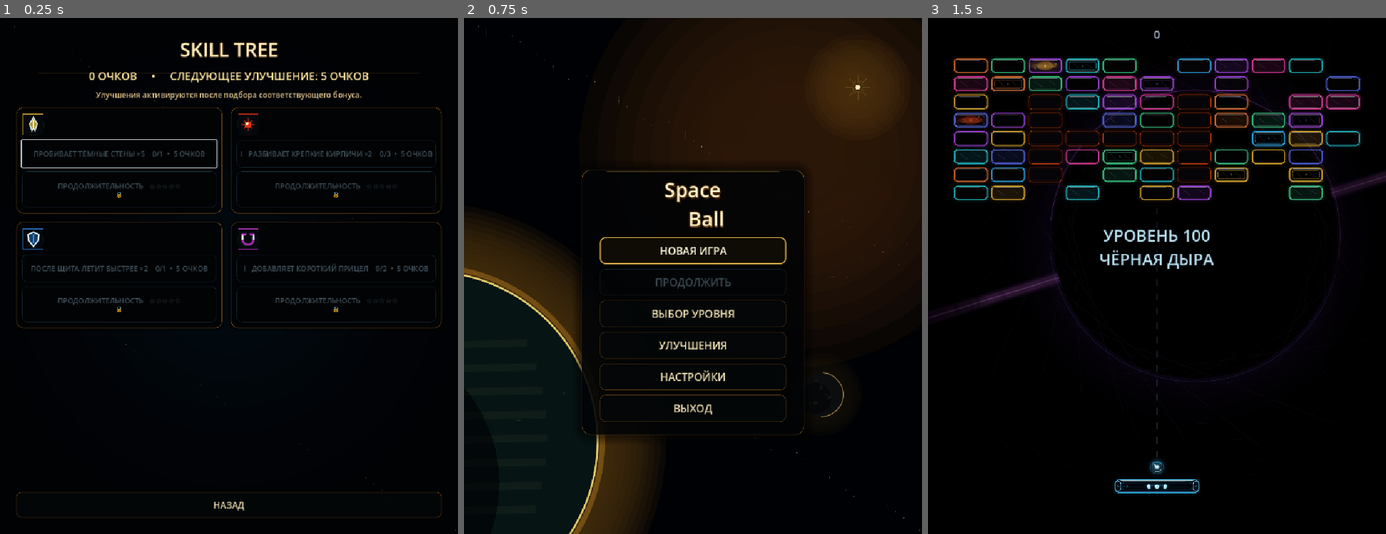
Above: before the commit, frames 1-3 (left to right).
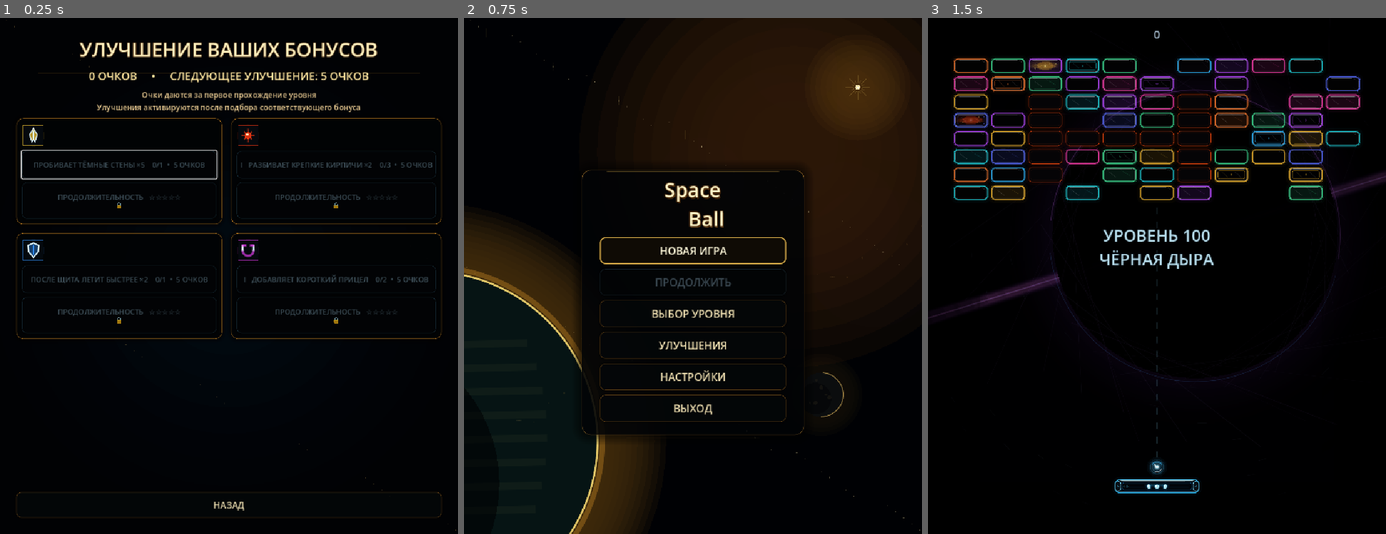
Above: after the commit, the same moments.

Repository: Ardarik421/arkanoid
Game: Godot game, scene res://scenes/skill_tree.tscn
Same seed, same stepped clock (60 frames per second), same inputs: the game is played once before the commit and once after it. This scene is started directly instead of the project's main scene. Sound files missing from this copy of the repository are replaced by a short silence.
Inputs:
- Up to frame 1 (0.25 s): no input
- Up to frame 2 (0.75 s): click "НАЗАД" at 0.5 s
- Up to frame 3 (1.5 s): click "НОВАЯ ИГРА" at 1.25 s

The runs differ from the first frame. In frame 1, 6.9% of the frame differs, in the area x 3-97%, y 4-63%; in frame 2, nothing differs; in frame 3, nothing differs.

Commit message:
Update bonus upgrade screen copy

Diff:
--- a/scenes/skill_tree.tscn
+++ b/scenes/skill_tree.tscn
@@ -29,18 +29,18 @@
 theme_override_constants/separation = 12
 [node name="Title" type="Label" parent="Margin/VBox"]
 layout_mode = 2
-text = "SKILL TREE"
+text = "УЛУЧШЕНИЕ ВАШИХ БОНУСОВ"
 horizontal_alignment = 1
 [node name="Header" type="HBoxContainer" parent="Margin/VBox"]
 layout_mode = 2
 alignment = 1
 [node name="SPLabel" type="Label" parent="Margin/VBox/Header"]
 layout_mode = 2
-text = "SP: 0"
+text = "0 ОЧКОВ"
 [node name="StatusLabel" type="Label" parent="Margin/VBox"]
 layout_mode = 2
-custom_minimum_size = Vector2(0, 26)
-text = "Улучшения активируются после подбора соответствующего бонуса."
+custom_minimum_size = Vector2(0, 46)
+text = "Очки даются за первое прохождение уровня\nУлучшения активируются после подбора соответствующего бонуса"
 horizontal_alignment = 1
 
 [node name="Branches" type="GridContainer" parent="Margin/VBox"]
@@ -69,7 +69,7 @@
 size_flags_horizontal = 3
 [node name="Gameplay" type="Button" parent="Margin/VBox/Branches/Piercing/Content"]
 layout_mode = 2
-text = "ТЁМНЫЕ СТЕНЫ ×5"
+text = "ПРОБИВАЕТ ТЁМНЫЕ СТЕНЫ ×5"
 [node name="Duration" type="Button" parent="Margin/VBox/Branches/Piercing/Content"]
 layout_mode = 2
 text = "ПРОДОЛЖИТЕЛЬНОСТЬ\n☆☆☆☆☆"
@@ -93,7 +93,7 @@
 size_flags_horizontal = 3
 [node name="Gameplay" type="Button" parent="Margin/VBox/Branches/Explosive/Content"]
 layout_mode = 2
-text = "I  МГНОВЕННО ×2"
+text = "I  РАЗБИВАЕТ КРЕПКИЕ КИРПИЧИ ×2"
 [node name="Duration" type="Button" parent="Margin/VBox/Branches/Explosive/Content"]
 layout_mode = 2
 text = "ПРОДОЛЖИТЕЛЬНОСТЬ\n☆☆☆☆☆"
@@ -117,7 +117,7 @@
 size_flags_horizontal = 3
 [node name="Gameplay" type="Button" parent="Margin/VBox/Branches/Shield/Content"]
 layout_mode = 2
-text = "ВОЗВРАТ ОТ ЩИТА ×2"
+text = "ПОСЛЕ ЩИТА ЛЕТИТ БЫСТРЕЕ ×2"
 [node name="Duration" type="Button" parent="Margin/VBox/Branches/Shield/Content"]
 layout_mode = 2
 text = "ПРОДОЛЖИТЕЛЬНОСТЬ\n☆☆☆☆☆"
@@ -141,7 +141,7 @@
 size_flags_horizontal = 3
 [node name="Gameplay" type="Button" parent="Margin/VBox/Branches/Magnet/Content"]
 layout_mode = 2
-text = "I  КОРОТКИЙ ПРИЦЕЛ"
+text = "I  ДОБАВЛЯЕТ КОРОТКИЙ ПРИЦЕЛ"
 [node name="Duration" type="Button" parent="Margin/VBox/Branches/Magnet/Content"]
 layout_mode = 2
 text = "ПРОДОЛЖИТЕЛЬНОСТЬ\n☆☆☆☆☆"
